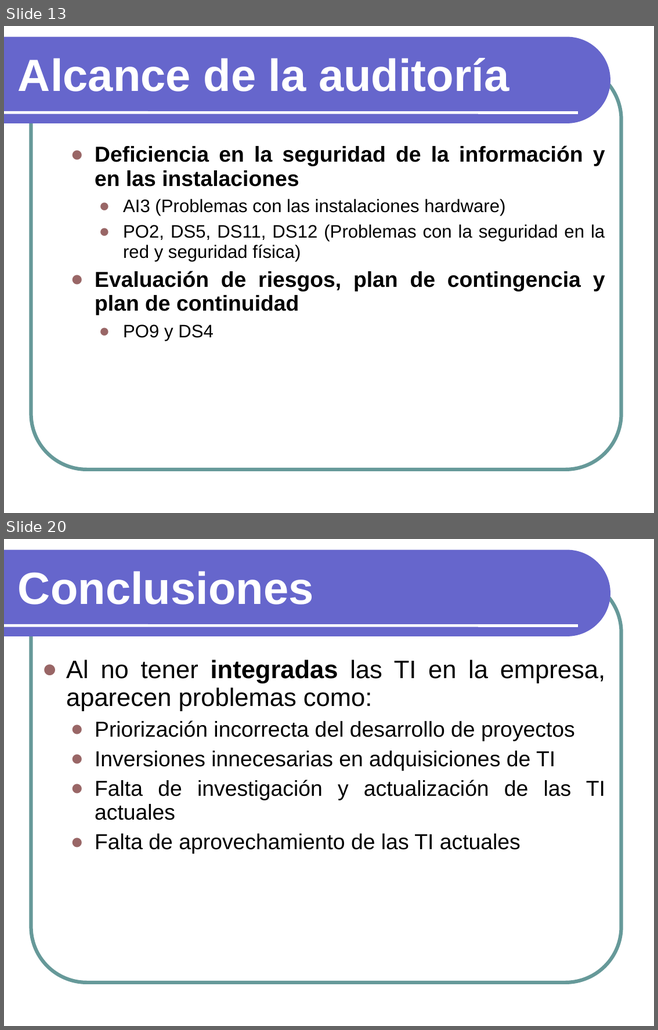
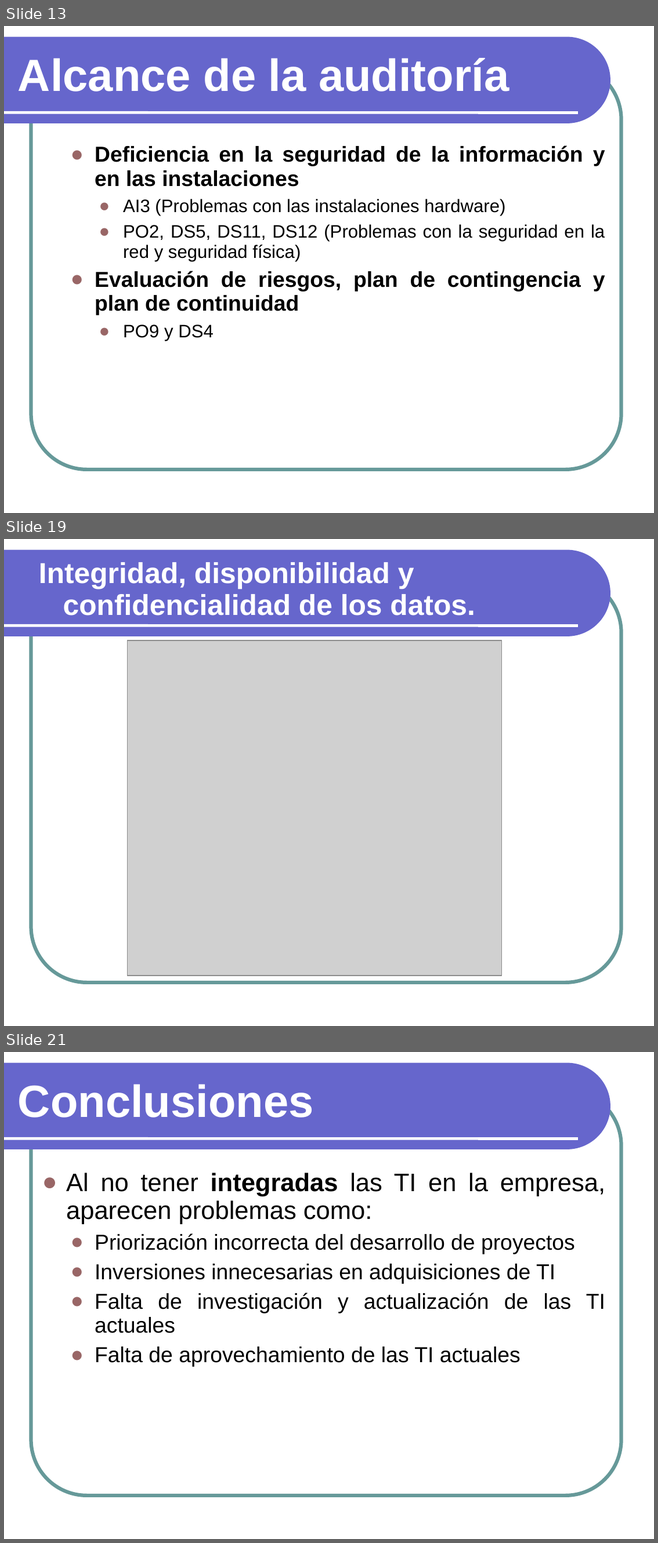
Before and after one commit to txedo/isi-auditoria, a slide deck: auditoria/presentacion/Presentacion.ppt. Shown one above the other, each under a label of ours: slides 13 and 20 before the commit, slides 13, 19 and 21 after it; the slides between them are not shown. The pictures are 658x1030 and 658x1543 pixels, drawn with LibreOffice and Linux fonts; fonts in the diff are those of the drawing; grey boxes stand for pictures. Boxes give left, top, right and bottom in pixels: in the first picture for what was removed or moved away, otherwise in the second. Text is boxed around its words. In the diff, an @@ line names an element or a change of style, - is before the commit and + after.

```diff
--- a/auditoria/presentacion/Presentacion.ppt
+++ b/auditoria/presentacion/Presentacion.ppt
@@ slide 19 added at bbox=[4, 539, 654, 1026], background #FFFFFF; not listed: 3 template elements that a slide beside it also shows @@
@@ text added at bbox=[39, 562, 475, 616], 32 pt, text #FFFFFF, bold @@
+  Integridad, disponibilidad y confidencialidad de los datos.
@@ picture added at bbox=[127, 641, 501, 976] @@
@@ what was slide 20 is now slide 21 @@
```
Also in this commit, not shown: 7 slides changed, 6 other slides added, 4 slides removed, 1 other file.
